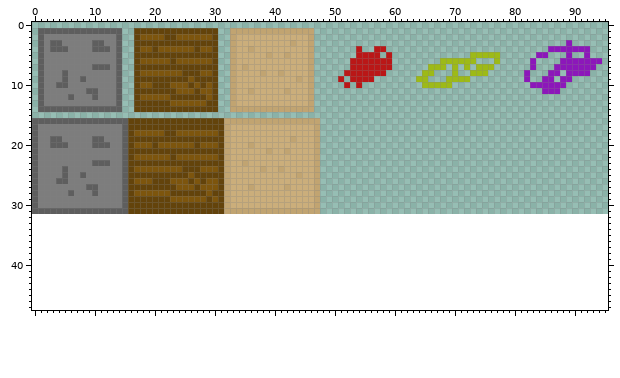
Sprite sheet -- sprites.png. Above: the version before the commit.
The file is 96x32 pixels. The old version is drawn lined up with the new one, on the new canvas.
New version:
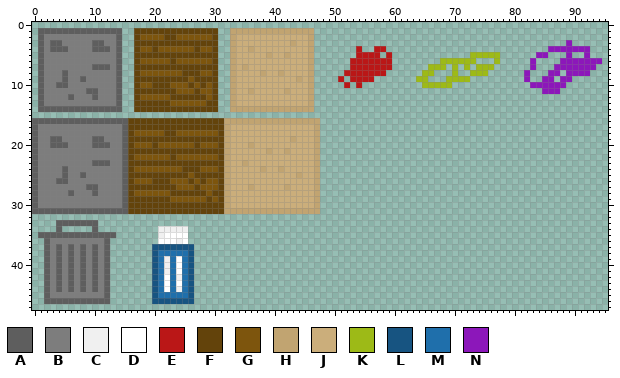
Palette (. is transparent): A #5e5e5e  B #7d7d7d  C #f0f0f0  D #ffffff  E #ba1717  F #63430b  G #7d550d  H #c1a471  J #cbae7b  K #9dba17  L #175481  M #1f6fab  N #8c17ba
The edit:
canvas 96x32 -> 96x48
y 33: x 4..10 ....... -> AAAAAAA
y 34: x 4 . -> A; x 10 . -> A; x 21..25 ..... -> CCCCC
y 35: x 1..13 ............. -> AAAAAAAAAAAAA; x 21..25 ..... -> CDDDD
y 36: x 2..12 ........... -> ABBBBBBBBBA; x 21..25 ..... -> DDDCD
y 37: x 2..12 ........... -> ABABABABABA; x 20..26 ....... -> LLLLLLL
y 38: x 2..12 ........... -> ABABABABABA; x 20..26 ....... -> LMMMMML
y 39..41: x 2..12 ........... -> ABABABABABA; x 20..26 ....... -> LMCMDML
y 42: x 2..12 ........... -> ABABABABABA; x 20..26 ....... -> LMDMCML
y 43: x 2..12 ........... -> ABABABABABA; x 20..26 ....... -> LMDMDML
y 44: x 2..12 ........... -> ABABABABABA; x 20..26 ....... -> LMDMCML
y 45: x 2..12 ........... -> ABBBBBBBBBA; x 20..26 ....... -> LMMMMML
y 46: x 2..12 ........... -> AAAAAAAAAAA; x 20..26 ....... -> LLLLLLL
